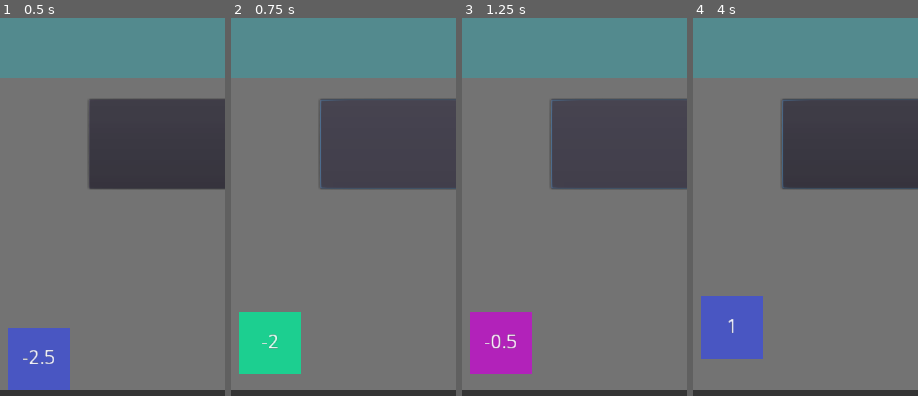
Above: before the commit, frames 1-4 (left to right).
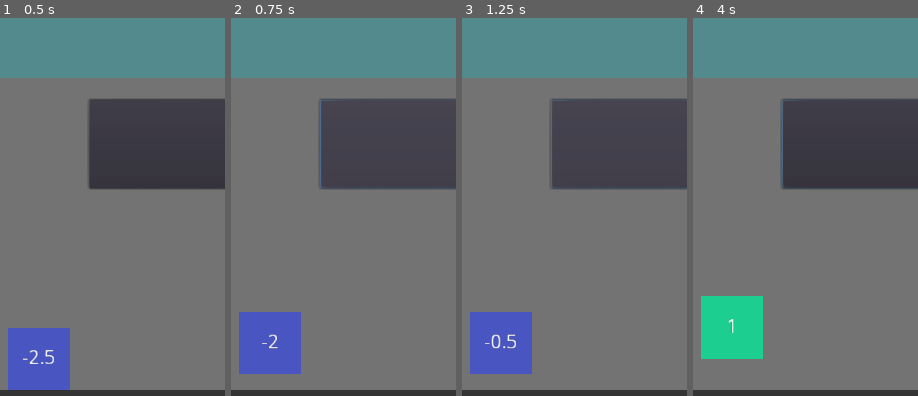
Above: after the commit, the same moments.

Repository: funexpected/jamper
Game: Godot game, scene res://level.tscn
Two runs of this game, one before a commit and one after it. Both use one fixed random seed, a clock stepped at 60 frames per second and the inputs below. This scene is started directly instead of the project's main scene.
Inputs (mouse positions are % of the whole screen's width and height, from its top left):
- Up to frame 1 (0.5 s): no input
- Up to frame 2 (0.75 s): click (81, 67) at 0.5 s
- Up to frame 3 (1.25 s): no input
- Up to frame 4 (4 s): click (81, 67) at 1.25 s; click (81, 67) at 2 s; move the mouse to (72, 48) at 2.77 s; click (72, 48) at 2.92 s; move the mouse to (30, 58) at 3.52 s; click (30, 58) at 3.67 s
The pictures show only the part of the screen within x 41-91%, y 50-100%; the shares and areas given below are measured in that part.

Frame 1 is identical in both runs. In frame 2, 4.5% of the frame differs, in the area x 3-32%, y 77-95%; in frame 3, 4.4%; in frame 4, 4.6%, in the area x 3-32%, y 73-91%.

Commit message:
del Image

Diff:
--- a/level.gd
+++ b/level.gd
@@ -26,11 +26,12 @@
 			tmp = tick
 		var bullet_pos_tick = (tick-tmp)*0.5 - 4
 		grandma.get_node("back/text").text = str(bullet_pos_tick)
-		if bullet_pos_tick < -1.0-1.0:
+
+		if bullet_pos_tick < -1.0+2.0:
 			grandma.get_node("back").color = Color("4a57c3")
-		elif bullet_pos_tick < -0.5-1.0:
+		elif bullet_pos_tick < -0.5+2.0:
 			grandma.get_node("back").color = Color("1dd091")
-		elif bullet_pos_tick < 2.0-1.0:
+		elif bullet_pos_tick < 2.0+2.0:
 			grandma.get_node("back").color = Color("b323bb")
 		else:
 			grandma.get_node("back").color = Color("4a57c3")
--- a/level.tscn
+++ b/level.tscn
@@ -42,18 +42,15 @@
 
 [node name="spawner0" parent="." instance=ExtResource( 4 )]
 position = Vector2( -525, -75 )
-bps = 3
 
 [node name="spawner1" parent="." instance=ExtResource( 4 )]
 position = Vector2( -525, -225 )
 
 [node name="spawner2" parent="." instance=ExtResource( 4 )]
 position = Vector2( 525, -225 )
-bps = 4
 
 [node name="spawner3" parent="." instance=ExtResource( 4 )]
 position = Vector2( 525, -75 )
-bps = 2
 
 [node name="bullet" type="ColorRect" parent="."]
 margin_left = -825.0
